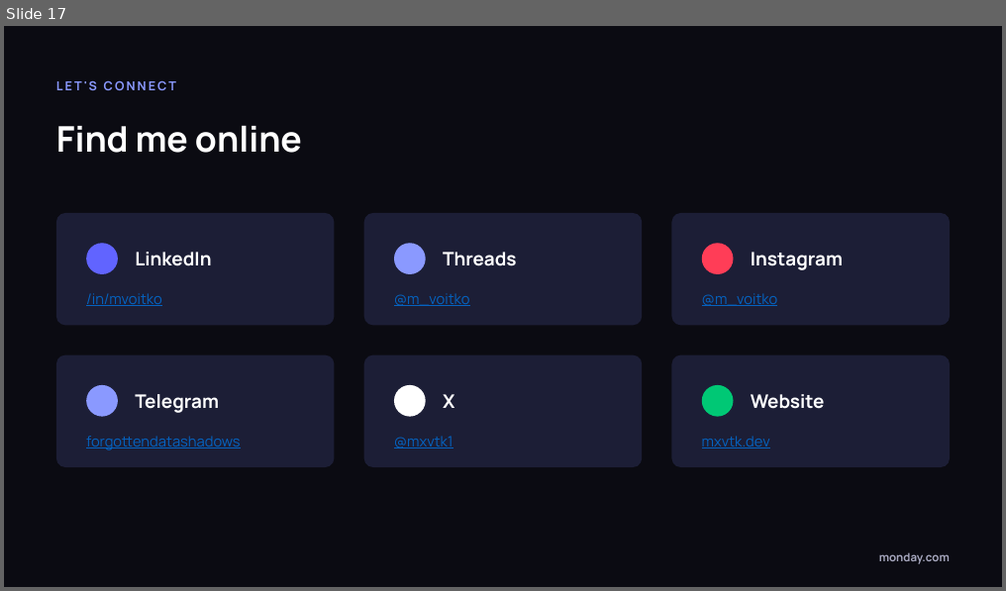
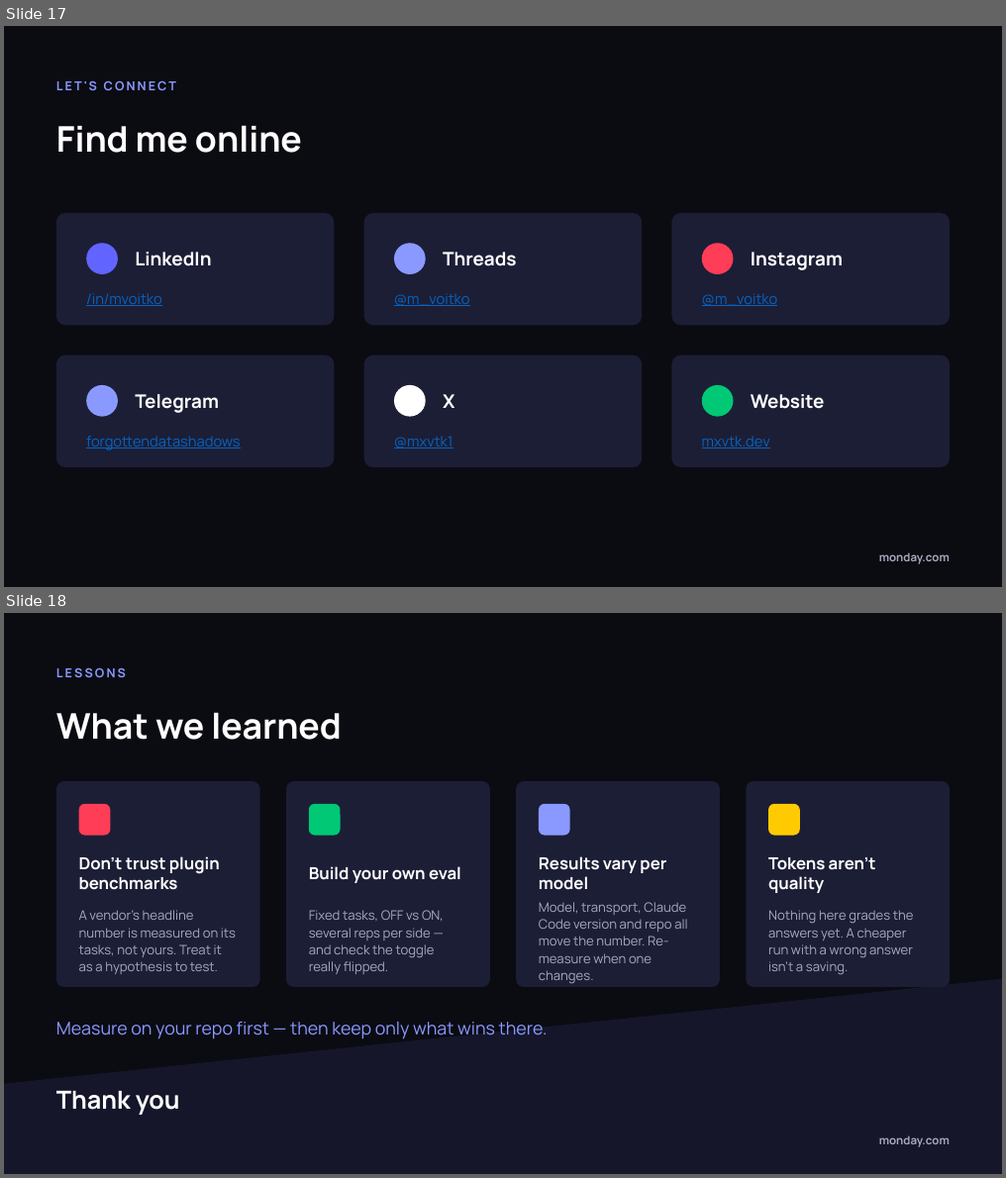
Before and after one commit to mxvtk/token-lab, a slide deck: deck/token-spend-workshop.pptx. Shown one above the other, each under a label of ours: slide 17 before the commit, slides 17 and 18 after it. The pictures are 1006x591 and 1006x1178 pixels, drawn with LibreOffice and Linux fonts; fonts in the diff are those of the drawing. Boxes give left, top, right and bottom in pixels: in the first picture for what was removed or moved away, otherwise in the second. Text is boxed around its words. In the diff, an @@ line names an element or a change of style, - is before the commit and + after.

```diff
--- a/deck/token-spend-workshop.pptx
+++ b/deck/token-spend-workshop.pptx
@@ slide 18 added at (4,613,1002,1174), background #0B0B12 @@
@@ text added at (56,667,126,677), 12 pt, text #8A99FF, bold @@
+LESSONS
@@ text added at (56,712,341,740), 34 pt, text #FFFFFF, bold @@
+What we learned
@@ rounded rectangle added at (56,781,260,987), fill #1C1E36 @@
@@ rounded rectangle added at (286,781,490,987), fill #1C1E36 @@
@@ rounded rectangle added at (516,781,720,987), fill #1C1E36 @@
@@ rounded rectangle added at (746,781,949,987), fill #1C1E36 @@
@@ rounded rectangle added at (79,804,110,836), fill #FF3D57 @@
@@ rounded rectangle added at (309,804,341,836), fill #00C875 @@
@@ rounded rectangle added at (539,804,570,836), fill #8A99FF @@
@@ rounded rectangle added at (768,804,800,836), fill #FFCB00 @@
@@ text added at (79,857,220,890), 16 pt, text #FFFFFF, bold @@
+Don't trust plugin benchmarks
@@ text added at (309,866,461,883), 16 pt, text #FFFFFF, bold @@
+Build your own eval
@@ text added at (539,857,666,890), 16 pt, text #FFFFFF, bold @@
+Results vary per model
@@ text added at (768,858,876,893), 16 pt, text #FFFFFF, bold @@
+Tokens aren't quality
@@ text added at (539,902,687,984), 12.5 pt, text #A8A9C0 @@
+Model, transport, Claude Code version and repo all move the number. Re-measure when one changes.
@@ text added at (79,910,236,974), 12.5 pt, text #A8A9C0 @@
+A vendor's headline number is measured on its tasks, not yours. Treat it as a hypothesis to test.
@@ text added at (309,910,444,974), 12.5 pt, text #A8A9C0 @@
+Fixed tasks, OFF vs ON, several reps per side — and check the toggle really flipped.
@@ text added at (768,910,914,974), 12.5 pt, text #A8A9C0 @@
+Nothing here grades the answers yet. A cheaper run with a wrong answer isn't a saving.
@@ rounded rectangle added at (4,973,1002,1174), fill #15162A @@
@@ text added at (56,1022,548,1040), 17 pt, text #8A99FF @@
+Measure on your repo first — then keep only what wins there.
@@ text added at (56,1091,180,1115), 24 pt, text #FFFFFF, bold @@
+Thank you
@@ text added at (879,1137,949,1148), 11 pt, text #A8A9C0, bold @@
+monday.com
```
Also in this commit, not shown: 2 slides changed, 1 other slide added, 1 slide removed, 37 other files.
